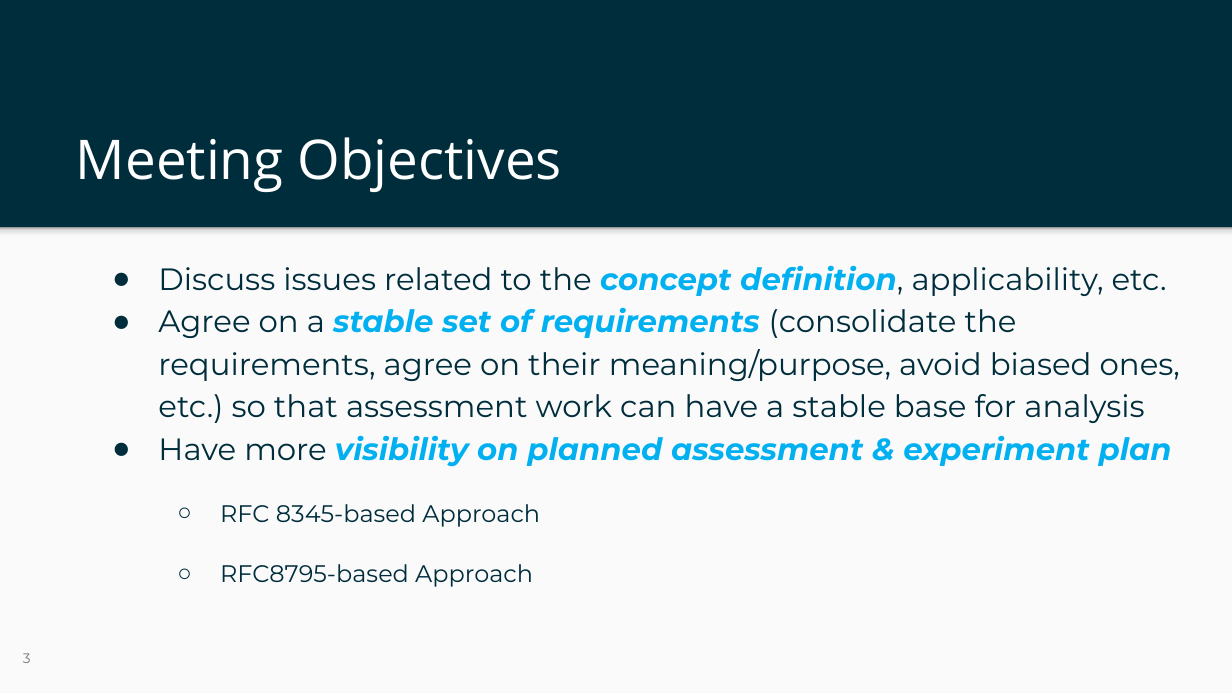
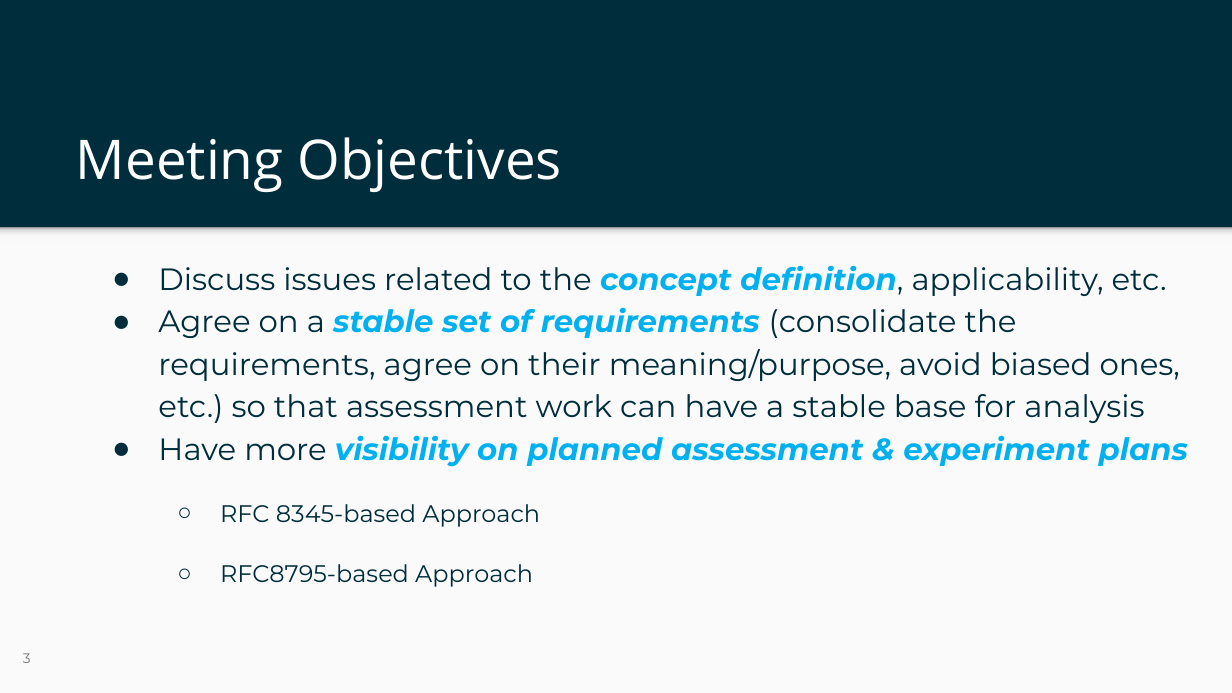
Before and after one commit to ietf-wg-nmop/IETF-Meetings, a slide deck: slide 3 of interim-102024/nmop-chairs-slides.pptx. Drawn at 1232x693 pixels with LibreOffice and Linux fonts; fonts in the diff are those of the drawing; background and template pictures are left out. Boxes give left, top, right and bottom in pixels: in the first picture for what was removed or moved away, otherwise in the second. Text is boxed around its words. In the diff, an @@ line names an element or a change of style, - is before the commit and + after.

```diff
--- a/interim-102024/nmop-chairs-slides.pptx
+++ b/interim-102024/nmop-chairs-slides.pptx
@@ text at <box>158,435,1188,467</box>: text changed @@
-● Have more visibility on planned assessment & experiment plan
+● Have more visibility on planned assessment & experiment plans
```
Also in this commit, not shown: 2 other slides changed, 1 slide added.
